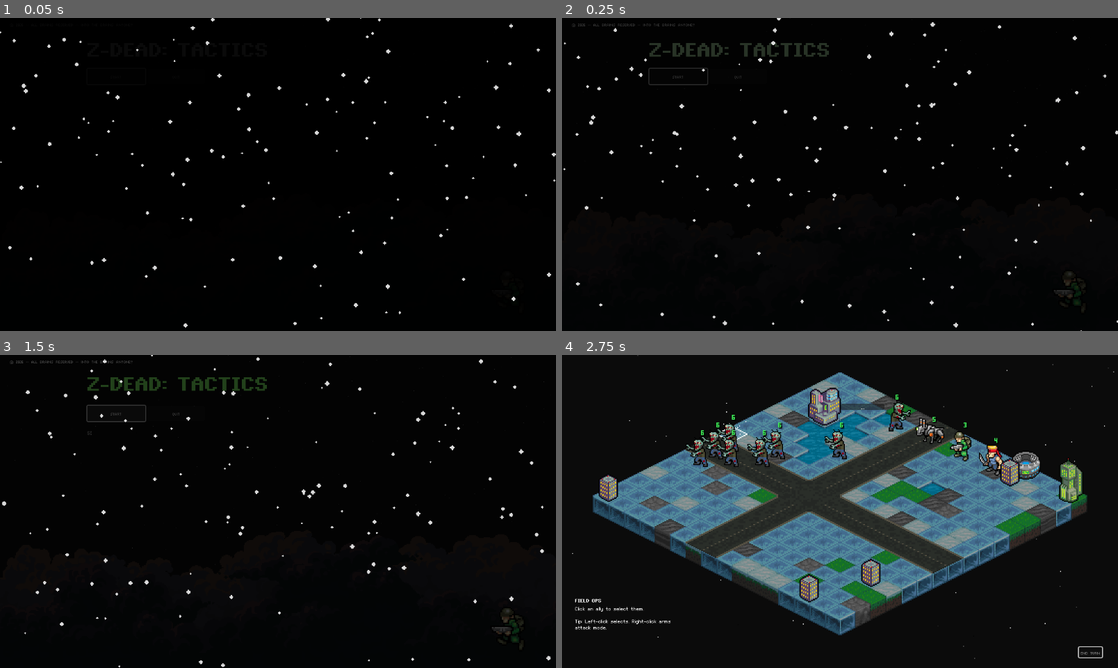
Above: before the commit, frames 1-4 (two rows, left to right).
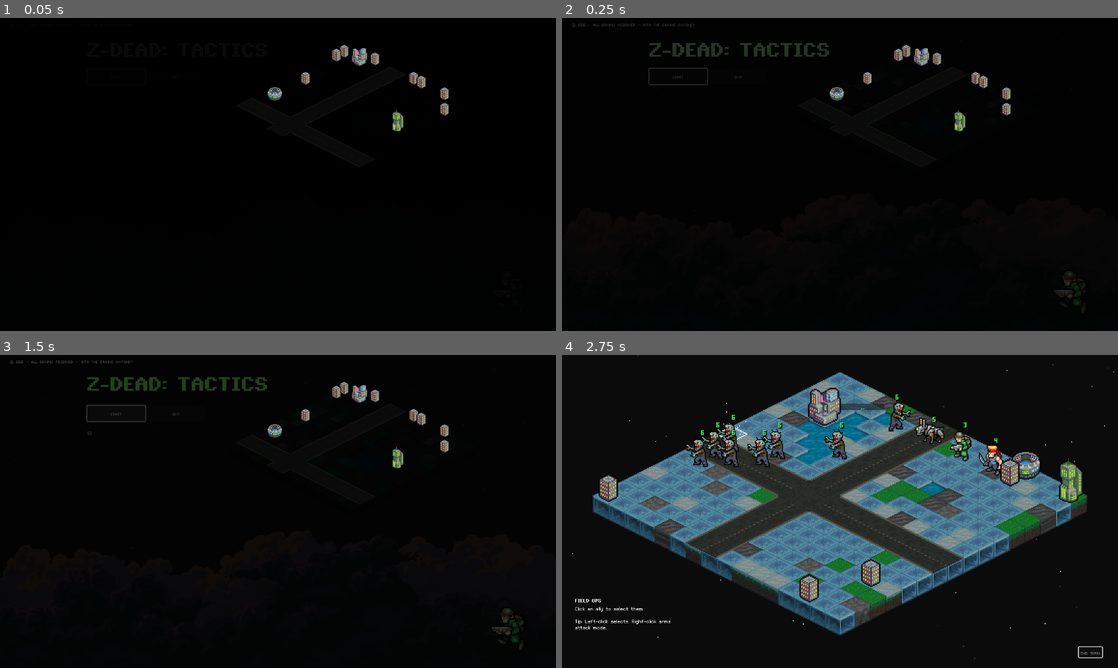
Above: after the commit, the same moments.

Repository: Tekknobot/MEKIII
Game: Godot game, scene res://scenes/title_screen.tscn
Two runs of this game, one before a commit and one after it. Both use one fixed random seed, a clock stepped at 60 frames per second and the inputs below. This scene is started directly instead of the project's main scene.
Inputs:
- Up to frame 1 (0.05 s): no input
- Up to frame 2 (0.25 s): no input
- Up to frame 3 (1.5 s): click "Start" at 0.5 s; click "Start" at 1.25 s
- Up to frame 4 (2.75 s): click "End Turn" at 2 s

The runs differ from the first frame. In frame 1, 1.5% of the frame differs, in the area x 0-100%, y 0-99%; in frame 2, 1.5%, in the area x 0-100%, y 0-100%; in frame 3, 1.5%; in frame 4, nothing differs.

Commit message:
Title screen sample maps.

Diff:
--- a/scenes/title_screen.tscn
+++ b/scenes/title_screen.tscn
@@ -13,6 +13,170 @@
 [ext_resource type="Texture2D" uid="uid://sh0qp53v5skq" path="res://sprites/Clouds/Re_ Indie Developer from Toronto, Canada looking for pixel mech artist_/layer2.png" id="11_ib7db"]
 [ext_resource type="Texture2D" uid="uid://bkumpbg4gebvj" path="res://sprites/Clouds/Re_ Indie Developer from Toronto, Canada looking for pixel mech artist_/layer1.png" id="12_frs5l"]
 [ext_resource type="Script" uid="uid://dc2tnq1wwbdig" path="res://scripts/weather_particles.gd" id="13_frs5l"]
+[ext_resource type="Script" uid="uid://dkqyh6slusnok" path="res://scripts/title_screen_map.gd" id="14_jr68i"]
+[ext_resource type="Texture2D" uid="uid://by1nnygq8fbib" path="res://sprites/Terrain/dirt.png" id="15_b344i"]
+[ext_resource type="PackedScene" uid="uid://crup4kaqa4cia" path="res://scenes/structures/building.tscn" id="15_htdhw"]
+[ext_resource type="PackedScene" uid="uid://dwtvwjgxljh78" path="res://scenes/structures/district.tscn" id="16_12ga3"]
+[ext_resource type="Texture2D" uid="uid://bvs7gpxakq282" path="res://sprites/Terrain/sandstone.png" id="16_gm4k0"]
+[ext_resource type="Texture2D" uid="uid://dqnyvmrsprmvf" path="res://sprites/Terrain/grass_snow.png" id="17_mce2t"]
+[ext_resource type="PackedScene" uid="uid://cqe28tyh7hada" path="res://scenes/structures/stadium.tscn" id="17_yrrko"]
+[ext_resource type="PackedScene" uid="uid://p5f35eddc3kl" path="res://scenes/structures/tower.tscn" id="18_aidx5"]
+[ext_resource type="Texture2D" uid="uid://usc687xtdcac" path="res://sprites/Terrain/grass_default.png" id="18_htdhw"]
+[ext_resource type="Texture2D" uid="uid://bsdcosxsddrot" path="res://sprites/Terrain/ice.png" id="19_12ga3"]
+[ext_resource type="Texture2D" uid="uid://eh6ocjhc4lti" path="res://sprites/Terrain/water.png" id="20_yrrko"]
+[ext_resource type="Texture2D" uid="uid://c1pruacv3xra5" path="res://sprites/Terrain/roads/16.png" id="21_aidx5"]
+[ext_resource type="Texture2D" uid="uid://bp4obyr2a6lhr" path="res://sprites/Terrain/roads/17.png" id="22_6uh13"]
+[ext_resource type="Texture2D" uid="uid://bkcixujm222r0" path="res://sprites/Terrain/roads/18.png" id="23_y8m2v"]
+
+[sub_resource type="TileSetAtlasSource" id="TileSetAtlasSource_r0uj2"]
+texture = ExtResource("15_b344i")
+texture_region_size = Vector2i(32, 32)
+0:0/0 = 0
+
+[sub_resource type="TileSetAtlasSource" id="TileSetAtlasSource_16pxe"]
+texture = ExtResource("16_gm4k0")
+texture_region_size = Vector2i(32, 32)
+0:0/0 = 0
+
+[sub_resource type="TileSetAtlasSource" id="TileSetAtlasSource_dujhn"]
+texture = ExtResource("17_mce2t")
+texture_region_size = Vector2i(32, 32)
+0:0/0 = 0
+
+[sub_resource type="TileSetAtlasSource" id="TileSetAtlasSource_uapth"]
+texture = ExtResource("18_htdhw")
+texture_region_size = Vector2i(32, 32)
+0:0/0 = 0
+
+[sub_resource type="TileSetAtlasSource" id="TileSetAtlasSource_vnqit"]
+texture = ExtResource("19_12ga3")
+texture_region_size = Vector2i(32, 32)
+0:0/animation_columns = 8
+0:0/animation_speed = 12.0
+0:0/animation_frame_0/duration = 1.0
+0:0/animation_frame_1/duration = 1.0
+0:0/animation_frame_2/duration = 1.0
+0:0/animation_frame_3/duration = 1.0
+0:0/animation_frame_4/duration = 1.0
+0:0/animation_frame_5/duration = 1.0
+0:0/animation_frame_6/duration = 1.0
+0:0/animation_frame_7/duration = 1.0
+0:0/0 = 0
+
+[sub_resource type="TileSetAtlasSource" id="TileSetAtlasSource_86x6n"]
+texture = ExtResource("20_yrrko")
+texture_region_size = Vector2i(32, 32)
+0:0/animation_columns = 4
+0:0/animation_speed = 12.0
+0:0/animation_frame_0/duration = 1.0
+0:0/animation_frame_1/duration = 1.0
+0:0/animation_frame_2/duration = 1.0
+0:0/animation_frame_3/duration = 1.0
+0:0/0 = 0
+
+[sub_resource type="TileSetAtlasSource" id="TileSetAtlasSource_i6q34"]
+texture = ExtResource("21_aidx5")
+texture_region_size = Vector2i(64, 64)
+0:0/0 = 0
+
+[sub_resource type="TileSetAtlasSource" id="TileSetAtlasSource_co0jg"]
+texture = ExtResource("22_6uh13")
+texture_region_size = Vector2i(64, 64)
+0:0/0 = 0
+
+[sub_resource type="TileSetAtlasSource" id="TileSetAtlasSource_3fs3k"]
+texture = ExtResource("23_y8m2v")
+texture_region_size = Vector2i(64, 64)
+0:0/0 = 0
+
+[sub_resource type="TileSet" id="TileSet_fef8d"]
+tile_shape = 1
+tile_layout = 5
+tile_size = Vector2i(32, 16)
+sources/8 = SubResource("TileSetAtlasSource_3fs3k")
+sources/7 = SubResource("TileSetAtlasSource_co0jg")
+sources/6 = SubResource("TileSetAtlasSource_i6q34")
+sources/5 = SubResource("TileSetAtlasSource_86x6n")
+sources/4 = SubResource("TileSetAtlasSource_vnqit")
+sources/3 = SubResource("TileSetAtlasSource_uapth")
+sources/2 = SubResource("TileSetAtlasSource_dujhn")
+sources/1 = SubResource("TileSetAtlasSource_16pxe")
+sources/0 = SubResource("TileSetAtlasSource_r0uj2")
+
+[sub_resource type="TileSetAtlasSource" id="TileSetAtlasSource_vgxrf"]
+texture = ExtResource("15_b344i")
+texture_region_size = Vector2i(32, 32)
+0:0/0 = 0
+
+[sub_resource type="TileSetAtlasSource" id="TileSetAtlasSource_rj300"]
+texture = ExtResource("16_gm4k0")
+texture_region_size = Vector2i(32, 32)
+0:0/0 = 0
+
+[sub_resource type="TileSetAtlasSource" id="TileSetAtlasSource_ik0ly"]
+texture = ExtResource("17_mce2t")
+texture_region_size = Vector2i(32, 32)
+0:0/0 = 0
+
+[sub_resource type="TileSetAtlasSource" id="TileSetAtlasSource_ncmrv"]
+texture = ExtResource("18_htdhw")
+texture_region_size = Vector2i(32, 32)
+0:0/0 = 0
+
+[sub_resource type="TileSetAtlasSource" id="TileSetAtlasSource_jqqpf"]
+texture = ExtResource("19_12ga3")
+texture_region_size = Vector2i(32, 32)
+0:0/animation_columns = 8
+0:0/animation_speed = 12.0
+0:0/animation_frame_0/duration = 1.0
+0:0/animation_frame_1/duration = 1.0
+0:0/animation_frame_2/duration = 1.0
+0:0/animation_frame_3/duration = 1.0
+0:0/animation_frame_4/duration = 1.0
+0:0/animation_frame_5/duration = 1.0
+0:0/animation_frame_6/duration = 1.0
+0:0/animation_frame_7/duration = 1.0
+0:0/0 = 0
+
+[sub_resource type="TileSetAtlasSource" id="TileSetAtlasSource_mmq4n"]
+texture = ExtResource("20_yrrko")
+texture_region_size = Vector2i(32, 32)
+0:0/animation_columns = 4
+0:0/animation_speed = 12.0
+0:0/animation_frame_0/duration = 1.0
+0:0/animation_frame_1/duration = 1.0
+0:0/animation_frame_2/duration = 1.0
+0:0/animation_frame_3/duration = 1.0
+0:0/0 = 0
+
+[sub_resource type="TileSetAtlasSource" id="TileSetAtlasSource_56sm2"]
+texture = ExtResource("21_aidx5")
+texture_region_size = Vector2i(64, 64)
+0:0/0 = 0
+
+[sub_resource type="TileSetAtlasSource" id="TileSetAtlasSource_rx3bg"]
+texture = ExtResource("22_6uh13")
+texture_region_size = Vector2i(64, 64)
+0:0/0 = 0
+
+[sub_resource type="TileSetAtlasSource" id="TileSetAtlasSource_01qu1"]
+texture = ExtResource("23_y8m2v")
+texture_region_size = Vector2i(64, 64)
+0:0/0 = 0
+
+[sub_resource type="TileSet" id="TileSet_cm2a4"]
+tile_shape = 1
+tile_layout = 5
+tile_size = Vector2i(32, 16)
+sources/8 = SubResource("TileSetAtlasSource_01qu1")
+sources/7 = SubResource("TileSetAtlasSource_rx3bg")
+sources/6 = SubResource("TileSetAtlasSource_56sm2")
+sources/5 = SubResource("TileSetAtlasSource_mmq4n")
+sources/4 = SubResource("TileSetAtlasSource_jqqpf")
+sources/3 = SubResource("TileSetAtlasSource_ncmrv")
+sources/2 = SubResource("TileSetAtlasSource_ik0ly")
+sources/1 = SubResource("TileSetAtlasSource_rj300")
+sources/0 = SubResource("TileSetAtlasSource_vgxrf")
 
 [node name="TitleScreen" type="Control"]
 layout_mode = 3
@@ -129,8 +293,47 @@
 color = Color(0, 0, 0, 1)
 
 [node name="Weather" type="Node2D" parent="."]
+visible = false
 position = Vector2(534, 6)
 script = ExtResource("13_frs5l")
 weather = 2
 intensity = 0.5
 follow_camera = false
+
+[node name="Map" type="Node2D" parent="."]
+position = Vector2(713, 69)
+script = ExtResource("14_jr68i")
+building_scenes = Array[PackedScene]([null, ExtResource("15_htdhw"), ExtResource("16_12ga3"), ExtResource("17_yrrko"), ExtResource("18_aidx5")])
+unique_building_scenes = Array[PackedScene]([ExtResource("16_12ga3"), ExtResource("17_yrrko"), ExtResource("18_aidx5")])
+
+[node name="Structures" type="Node2D" parent="Map"]
+
+[node name="RoadsDL" type="TileMap" parent="Map"]
+modulate = Color(0.24840015, 0.24840018, 0.24840015, 1)
+tile_set = SubResource("TileSet_fef8d")
+format = 2
+layer_0/modulate = Color(0.60784316, 0.60784316, 0.60784316, 1)
+layer_1/name = "Layer1"
+
+[node name="RoadsDR" type="TileMap" parent="Map"]
+modulate = Color(0.24840015, 0.24840018, 0.24840015, 1)
+tile_set = SubResource("TileSet_fef8d")
+format = 2
+layer_0/modulate = Color(0.60784316, 0.60784316, 0.60784316, 1)
+layer_1/name = "Layer1"
+
+[node name="RoadsX" type="TileMap" parent="Map"]
+modulate = Color(0.24840015, 0.24840018, 0.24840015, 1)
+tile_set = SubResource("TileSet_fef8d")
+format = 2
+layer_0/modulate = Color(0.60784316, 0.60784316, 0.60784316, 1)
+layer_1/name = "Layer1"
+
+[node name="Terrain" type="TileMap" parent="Map"]
+modulate = Color(0.24840015, 0.24840018, 0.24840015, 1)
+z_index = -1
+z_as_relative = false
+tile_set = SubResource("TileSet_cm2a4")
+format = 2
+layer_0/modulate = Color(0.60784316, 0.60784316, 0.60784316, 1)
+layer_1/name = "Layer1"
--- /dev/null
+++ b/scripts/title_screen_map.gd
@@ -0,0 +1,507 @@
+extends Node2D
+class_name TitleScreenMapDecor
+
+# -------------------------------------------------
+# TITLESCREEN DECOR MAP
+# - Generates terrain
+# - Paints roads using: RoadsDL / RoadsDR / RoadsX
+# - Spawns structures into "Structures"
+# - NOTHING ELSE (no units, no turns, no UI, no input)
+# -------------------------------------------------
+
+enum Season { DIRT, SANDSTONE, SNOW, GRASS, ICE }
+
+@export var map_width := 16
+@export var map_height := 16
+@export var season: Season = Season.GRASS
+@export var randomize_season_each_generation := true
+
+const SEASONS := [
+	Season.DIRT,
+	Season.SANDSTONE,
+	Season.SNOW,
+	Season.GRASS,
+	Season.ICE
+]
+
+# Terrain tile SOURCE IDs (your TileSet source meaning)
+const T_DIRT := 0
+const T_SANDSTONE := 1
+const T_SNOW := 2
+const T_GRASS := 3
+const T_ICE := 4
+const T_WATER := 5
+
+const LAYER_TERRAIN := 0
+
+# Roads (tile SOURCE IDs in the road tileset)
+const ROAD_INTERSECTION := 6
+const ROAD_DOWN_LEFT := 7
+const ROAD_DOWN_RIGHT := 8
+const ROAD_ATLAS := Vector2i(0, 0)
+
+const ROAD_SIZE := 2
+
+# --- Nodes (match your tree) ---
+@export var terrain_path: NodePath = NodePath("Terrain")
+@export var roads_dl_path: NodePath = NodePath("RoadsDL")
+@export var roads_dr_path: NodePath = NodePath("RoadsDR")
+@export var roads_x_path: NodePath  = NodePath("RoadsX")
+@export var structures_root_path: NodePath = NodePath("Structures")
+
+@onready var terrain: TileMap = get_node_or_null(terrain_path) as TileMap
+@onready var roads_dl: TileMap = get_node_or_null(roads_dl_path) as TileMap
+@onready var roads_dr: TileMap = get_node_or_null(roads_dr_path) as TileMap
+@onready var roads_x: TileMap  = get_node_or_null(roads_x_path) as TileMap
+@onready var structures_root: Node2D = get_node_or_null(structures_root_path) as Node2D
+
+# Road pixel offsets (keep your old defaults)
+@export var road_pixel_offset_x := Vector2(0, 16)
+@export var road_pixel_offset_dl := Vector2(0, 16)
+@export var road_pixel_offset_dr := Vector2(0, 16)
+
+@export var enable_roads := true
+
+# Water blobs
+@export var water_patch_count := 2
+@export var water_patch_radius_min := 2
+@export var water_patch_radius_max := 4
+@export var water_noise := 0.35
+
+# Structures
+@export var building_scenes: Array[PackedScene] = []
+@export var building_count_min := 6
+@export var building_count_max := 12
+@export var building_footprint := Vector2i(1, 1)
+@export var avoid_roads := true
+@export var avoid_water := true
+
+# Optional unique scenes (each can appear once)
+@export var unique_building_scenes: Array[PackedScene] = []
+var _unique_used: Dictionary = {} # resource_path -> true
+
+# Regenerate (optional, for title decor)
+@export var regenerate_on_ready := true
+@export var regen_key_enabled := true
+@export var regen_key := KEY_R
+
+var grid: GridData
+var rng := RandomNumberGenerator.new()
+
+# road_blocked: terrain-cell -> true
+var road_blocked := {}
+# structure_blocked: terrain-cell -> true
+var structure_blocked := {}
+
+func _ready() -> void:
+	rng.randomize()
+	if regenerate_on_ready:
+		regenerate()
+
+func _unhandled_input(event: InputEvent) -> void:
+	if not regen_key_enabled:
+		return
+	if event is InputEventKey and event.pressed and not event.echo and event.keycode == regen_key:
+		regenerate()
+
+# -------------------------------------------------
+# Public
+# -------------------------------------------------
+func regenerate() -> void:
+	if randomize_season_each_generation:
+		season = SEASONS[rng.randi_range(0, SEASONS.size() - 1)]
+
+	if grid == null:
+		grid = GridData.new()
+	grid.setup(map_width, map_height, T_DIRT)
+
+	_clear_structures()
+	generate_map()
+	spawn_structures()
+
+# -------------------------------------------------
+# Map Generation
+# -------------------------------------------------
+func generate_map() -> void:
+	if terrain == null:
+		push_error("TitleScreenMapDecor: Terrain TileMap missing.")
+		return
+
+	_generate_base_terrain_only()
+
+	if enable_roads:
+		_add_roads()
+	else:
+		_clear_roads()
+
+	_add_water_patches()
+	_ensure_walkable_connected()
+	_paint_terrain()
+
+func _paint_terrain() -> void:
+	terrain.clear()
+	for x in range(map_width):
+		for y in range(map_height):
+			terrain.set_cell(LAYER_TERRAIN, Vector2i(x, y), grid.terrain[x][y], Vector2i.ZERO, 0)
+
+func _generate_base_terrain_only() -> void:
+	for x in range(map_width):
+		for y in range(map_height):
+			grid.terrain[x][y] = _pick_land_tile_for_season_varied(Vector2i(x, y))
+
+func _pick_land_tile_for_season_varied(_cell: Vector2i) -> int:
+	var r := rng.randf()
+	match season:
+		Season.DIRT:
+			if r < 0.70: return T_DIRT
+			elif r < 0.82: return T_GRASS
+			elif r < 0.92: return T_SANDSTONE
+			elif r < 0.97: return T_ICE
+			else: return T_SNOW
+		Season.SANDSTONE:
+			if r < 0.70: return T_SANDSTONE
+			elif r < 0.82: return T_DIRT
+			elif r < 0.92: return T_GRASS
+			elif r < 0.97: return T_ICE
+			else: return T_SNOW
+		Season.SNOW:
+			if r < 0.70: return T_SNOW
+			elif r < 0.82: return T_ICE
+			elif r < 0.90: return T_DIRT
+			elif r < 0.97: return T_GRASS
+			else: return T_SANDSTONE
+		Season.GRASS:
+			if r < 0.70: return T_GRASS
+			elif r < 0.82: return T_DIRT
+			elif r < 0.92: return T_SANDSTONE
+			elif r < 0.97: return T_ICE
+			else: return T_SNOW
+		Season.ICE:
+			if r < 0.70: return T_ICE
+			elif r < 0.82: return T_SNOW
+			elif r < 0.90: return T_DIRT
+			elif r < 0.97: return T_GRASS
+			else: return T_SANDSTONE
+	return T_DIRT
+
+func _is_walkable(c: Vector2i) -> bool:
+	return grid.in_bounds(c) and grid.terrain[c.x][c.y] != T_WATER
+
+func _find_any_walkable_cell() -> Vector2i:
+	for x in range(map_width):
+		for y in range(map_height):
+			if grid.terrain[x][y] != T_WATER:
+				return Vector2i(x, y)
+	return Vector2i(-1, -1)
+
+func _flood_fill_walkable(start: Vector2i) -> Dictionary:
+	var visited: Dictionary = {}
+	var stack: Array[Vector2i] = [start]
+	visited[start] = true
+	while not stack.is_empty():
+		var c: Vector2i = stack.pop_back()
+		for d in [Vector2i(1,0), Vector2i(-1,0), Vector2i(0,1), Vector2i(0,-1)]:
+			var n = c + d
+			if not _is_walkable(n):
+				continue
+			if visited.has(n):
+				continue
+			visited[n] = true
+			stack.append(n)
+	return visited
+
+func _nearest_cell_in_set(from_cell: Vector2i, s: Dictionary) -> Vector2i:
+	var best := Vector2i(-1, -1)
+	var best_d := 1_000_000
+	for k in s.keys():
+		var c := k as Vector2i
+		var d = abs(from_cell.x - c.x) + abs(from_cell.y - c.y)
+		if d < best_d:
+			best_d = d
+			best = c
+	return best
+
+func _pick_tile_for_season_no_water() -> int:
+	match season:
+		Season.DIRT: return T_DIRT
+		Season.SANDSTONE: return T_SANDSTONE
+		Season.SNOW: return T_SNOW
+		Season.GRASS: return T_GRASS
+		Season.ICE: return T_ICE
+	return T_DIRT
+
+func _dig_corridor(a: Vector2i, b: Vector2i) -> void:
+	var c := a
+	while c.x != b.x:
+		if grid.terrain[c.x][c.y] == T_WATER:
+			grid.terrain[c.x][c.y] = _pick_tile_for_season_no_water()
+		c.x += (1 if b.x > c.x else -1)
+	while c.y != b.y:
+		if grid.terrain[c.x][c.y] == T_WATER:
+			grid.terrain[c.x][c.y] = _pick_tile_for_season_no_water()
+		c.y += (1 if b.y > c.y else -1)
+	if grid.terrain[c.x][c.y] == T_WATER:
+		grid.terrain[c.x][c.y] = _pick_tile_for_season_no_water()
+
+func _ensure_walkable_connected() -> void:
+	var start := _find_any_walkable_cell()
+	if start.x < 0:
+		var mid := Vector2i(map_width / 2, map_height / 2)
+		grid.terrain[mid.x][mid.y] = _pick_tile_for_season_no_water()
+		return
+
+	var connected := _flood_fill_walkable(start)
+	for x in range(map_width):
+		for y in range(map_height):
+			var c := Vector2i(x, y)
+			if not _is_walkable(c): continue
+			if connected.has(c): continue
+			var target := _nearest_cell_in_set(c, connected)
+			_dig_corridor(c, target)
+			connected = _flood_fill_walkable(start)
+
+func _add_water_patches() -> void:
+	if water_patch_count <= 0:
+		return
+	for i in range(water_patch_count):
+		var cx := rng.randi_range(1, map_width - 2)
+		var cy := rng.randi_range(1, map_height - 2)
+		var r := rng.randi_range(water_patch_radius_min, water_patch_radius_max)
+		for dx in range(-r, r + 1):
+			for dy in range(-r, r + 1):
+				var x := cx + dx
+				var y := cy + dy
+				var c := Vector2i(x, y)
+				if not grid.in_bounds(c): continue
+				if dx * dx + dy * dy > r * r: continue
+				if rng.randf() < water_noise: continue
+				if enable_roads and road_blocked.has(c): continue
+				grid.terrain[x][y] = T_WATER
+
+# -------------------------------------------------
+# Roads
+# -------------------------------------------------
+func _clear_roads() -> void:
+	if roads_dl: roads_dl.clear()
+	if roads_dr: roads_dr.clear()
+	if roads_x:  roads_x.clear()
+	road_blocked.clear()
+
+func _sync_roads_transform() -> void:
+	_sync_one_roads_transform(roads_dl, road_pixel_offset_dl)
+	_sync_one_roads_transform(roads_dr, road_pixel_offset_dr)
+	_sync_one_roads_transform(roads_x,  road_pixel_offset_x)
+
+func _sync_one_roads_transform(rmap: TileMap, px_off: Vector2) -> void:
+	if rmap == null or terrain == null:
+		return
+	var terrain_origin_local := terrain.map_to_local(Vector2i.ZERO)
+	var roads_origin_local := rmap.map_to_local(Vector2i.ZERO)
+	rmap.position = terrain.position + (terrain_origin_local - roads_origin_local) + px_off
+	rmap.z_as_relative = false
+	rmap.z_index = 0
+
+func _add_roads() -> void:
+	if roads_dl == null or roads_dr == null or roads_x == null:
+		return
+
+	roads_dl.clear()
+	roads_dr.clear()
+	roads_x.clear()
+	road_blocked.clear()
+
+	_sync_roads_transform()
+
+	var cols := int(map_width / ROAD_SIZE) * 2 - 1
+	var rows := int(map_height / ROAD_SIZE) * 2 - 1
+	if cols <= 0 or rows <= 0:
+		return
+
+	var road_col := rng.randi_range(0, cols - 1)
+	var road_row := rng.randi_range(0, rows - 1)
+
+	var conn := {}
+
+	for ry in range(rows):
+		var rc := Vector2i(road_col, ry)
+		conn[rc] = int(conn.get(rc, 0)) | 1
+	for rx in range(cols):
+		var rc := Vector2i(rx, road_row)
+		conn[rc] = int(conn.get(rc, 0)) | 2
+
+	# Optional extra road
+	if rng.randf() < 0.5:
+		var add_vertical := rng.randi_range(0, 1) == 0
+		var min_sep := 3
+		if add_vertical:
+			var col2 := road_col
+			var tries := 64
+			while tries > 0 and abs(col2 - road_col) < min_sep:
+				col2 = rng.randi_range(0, cols - 1)
+				tries -= 1
+			if abs(col2 - road_col) >= min_sep:
+				for ry in range(rows):
+					var rc2 := Vector2i(col2, ry)
+					conn[rc2] = int(conn.get(rc2, 0)) | 1
+		else:
+			var row2 := road_row
+			var tries := 64
+			while tries > 0 and abs(row2 - road_row) < min_sep:
+				row2 = rng.randi_range(0, rows - 1)
+				tries -= 1
+			if abs(row2 - road_row) >= min_sep:
+				for rx in range(cols):
+					var rc2 := Vector2i(rx, row2)
+					conn[rc2] = int(conn.get(rc2, 0)) | 2
+
+	for rc in conn.keys():
+		var mask := int(conn[rc])
+		if mask == 3:
+			roads_x.set_cell(0, rc, ROAD_INTERSECTION, ROAD_ATLAS, 0)
+		elif mask == 1:
+			roads_dl.set_cell(0, rc, ROAD_DOWN_LEFT, ROAD_ATLAS, 0)
+		elif mask == 2:
+			roads_dr.set_cell(0, rc, ROAD_DOWN_RIGHT, ROAD_ATLAS, 0)
+
+	_rebuild_road_blocked()
+
+func _rebuild_road_blocked() -> void:
+	road_blocked.clear()
+	if terrain == null:
+		return
+	var road_maps: Array[TileMap] = [roads_dl, roads_dr, roads_x]
+	for rmap in road_maps:
+		if rmap == null:
+			continue
+		for rc in rmap.get_used_cells(0):
+			_mark_terrain_cells_covered_by_road_tile(rmap, rc)
+
+func _mark_terrain_cells_covered_by_road_tile(rmap: TileMap, rc: Vector2i) -> void:
+	var center_world := rmap.to_global(rmap.map_to_local(rc))
+	var offsets := [-24.0, 0.0, 24.0]
+	for ox in offsets:
+		for oy in offsets:
+			var wp := center_world + Vector2(ox, oy)
+			var tc := terrain.local_to_map(terrain.to_local(wp))
+			if grid.in_bounds(tc):
+				road_blocked[tc] = true
+
+func _cell_has_road(c: Vector2i) -> bool:
+	return road_blocked.has(c)
+
+# -------------------------------------------------
+# Structures
+# -------------------------------------------------
+func spawn_structures() -> void:
+	structure_blocked.clear()
+	_unique_used.clear()
+
+	if structures_root == null:
+		structures_root = self
+
+	_clear_structures()
+
+	if building_scenes.is_empty():
+		return
+
+	var size := building_footprint
+	var candidates: Array[Vector2i] = []
+	for x in range(map_width - size.x + 1):
+		for y in range(map_height - size.y + 1):
+			var origin := Vector2i(x, y)
+			if _is_structure_origin_ok(origin, size):
+				candidates.append(origin)
+	candidates.shuffle()
+
+	var target_count := rng.randi_range(building_count_min, building_count_max)
+
+	var placed := 0
+	var tries := 0
+	while placed < target_count and tries < 5000 and not candidates.is_empty():
+		tries += 1
+		var origin: Vector2i = candidates.pop_back()
+		if _is_structure_blocked(origin, size):
+			continue
+
+		var scene: PackedScene = _pick_building_scene()
+		if scene == null:
+			continue
+
+		var inst := scene.instantiate()
+		var b := inst as Node2D
+		if b == null:
+			continue
+
+		b.add_to_group("Structures")
+		structures_root.add_child(b)
+
+		if b.has_method("set_origin"):
+			b.call("set_origin", origin, terrain)
+		else:
+			b.global_position = terrain.to_global(terrain.map_to_local(origin))
+
+		_mark_structure_blocked(origin, size)
+
+		if _is_unique_scene(scene):
+			_unique_used[_scene_key(scene)] = true
+
+		placed += 1
+
+func _pick_building_scene() -> PackedScene:
+	var pick_tries := 32
+	while pick_tries > 0:
+		pick_tries -= 1
+		var s := building_scenes[rng.randi_range(0, building_scenes.size() - 1)]
+		if s == null:
+			continue
+		if _is_unique_scene(s) and _unique_used.has(_scene_key(s)):
+			continue
+		return s
+	return null
+
+func _is_structure_origin_ok(origin: Vector2i, size: Vector2i) -> bool:
+	if origin.x < 0 or origin.y < 0: return false
+	if origin.x + size.x - 1 >= map_width: return false
+	if origin.y + size.y - 1 >= map_height: return false
+
+	for dx in range(size.x):
+		for dy in range(size.y):
+			var c := origin + Vector2i(dx, dy)
+			if not grid.in_bounds(c): return false
+			if avoid_water and grid.terrain[c.x][c.y] == T_WATER: return false
+			if avoid_roads and _cell_has_road(c): return false
+			if structure_blocked.has(c): return false
+	return true
+
+func _is_structure_blocked(origin: Vector2i, size: Vector2i) -> bool:
+	for dx in range(size.x):
+		for dy in range(size.y):
+			var c := origin + Vector2i(dx, dy)
+			if structure_blocked.has(c):
+				return true
+	return false
+
+func _mark_structure_blocked(origin: Vector2i, size: Vector2i) -> void:
+	for dx in range(size.x):
+		for dy in range(size.y):
+			structure_blocked[origin + Vector2i(dx, dy)] = true
+
+func _scene_key(scene: PackedScene) -> String:
+	return "" if scene == null else scene.resource_path
+
+func _is_unique_scene(scene: PackedScene) -> bool:
+	if scene == null:
+		return false
+	if unique_building_scenes.has(scene):
+		return true
+	var key := _scene_key(scene)
+	for s in unique_building_scenes:
+		if s != null and s.resource_path == key:
+			return true
+	return false
+
+func _clear_structures() -> void:
+	if structures_root == null:
+		return
+	for ch in structures_root.get_children():
+		ch.queue_free()
Not shown: 1 places in scenes/title_screen.tscn that only renumber resources
Not shown, added: scripts/title_screen_map.gd.uid
